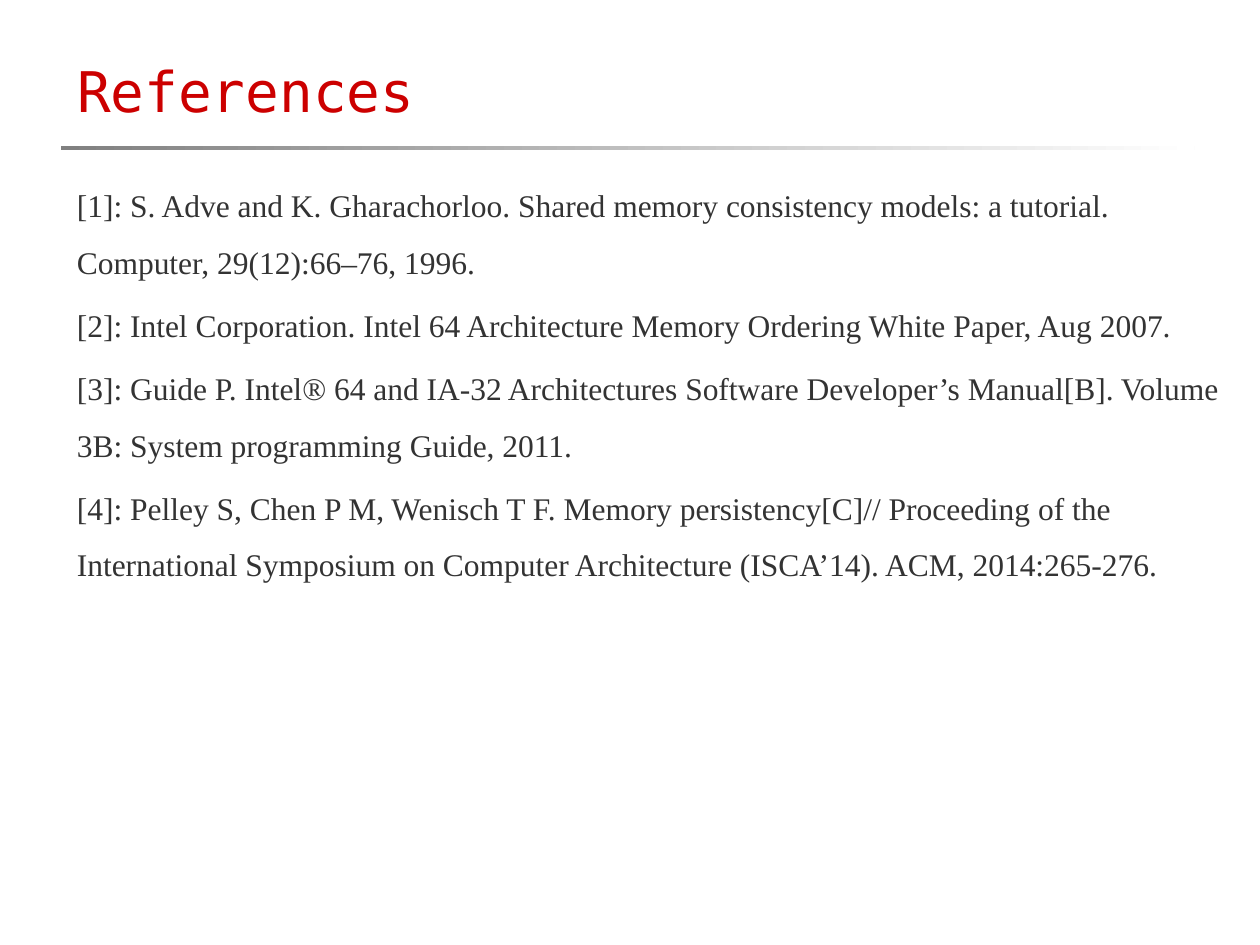
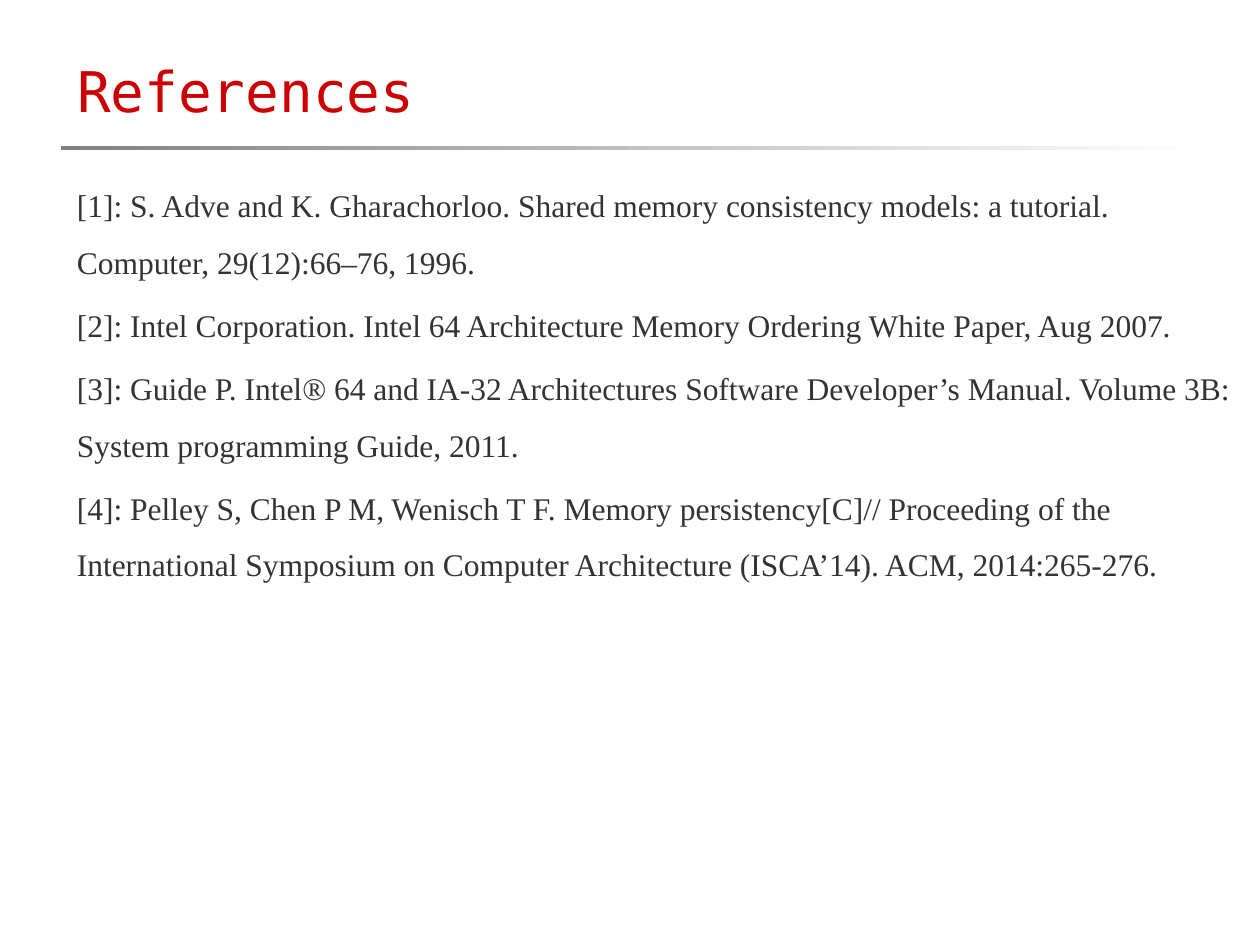
Before and after one commit to maokelong/CSDN-maokelong95, a slide deck: slide 31 of 共享资源/「2018-06-08」Memory Consistency, Memory Persistency.pptx. Drawn at 1260x945 pixels with LibreOffice and Linux fonts; fonts in the diff are those of the drawing; background and template pictures are left out. Boxes give left, top, right and bottom in pixels: in the first picture for what was removed or moved away, otherwise in the second. Text is boxed around its words. In the diff, an @@ line names an element or a change of style, - is before the commit and + after.

```diff
--- a/共享资源/「2018-06-08」Memory Consistency, Memory Persistency.pptx
+++ b/共享资源/「2018-06-08」Memory Consistency, Memory Persistency.pptx
@@ text at (x1=77, y1=378, x2=1229, y2=463): text changed @@
-[3]: Guide P. Intel® 64 and IA-32 Architectures Software Developer’s Manual[B]. Volume 3B: System programming Guide, 2011.
+[3]: Guide P. Intel® 64 and IA-32 Architectures Software Developer’s Manual. Volume 3B: System programming Guide, 2011.
```
Also in this commit, not shown: 10 other slides changed, 1 other file.
